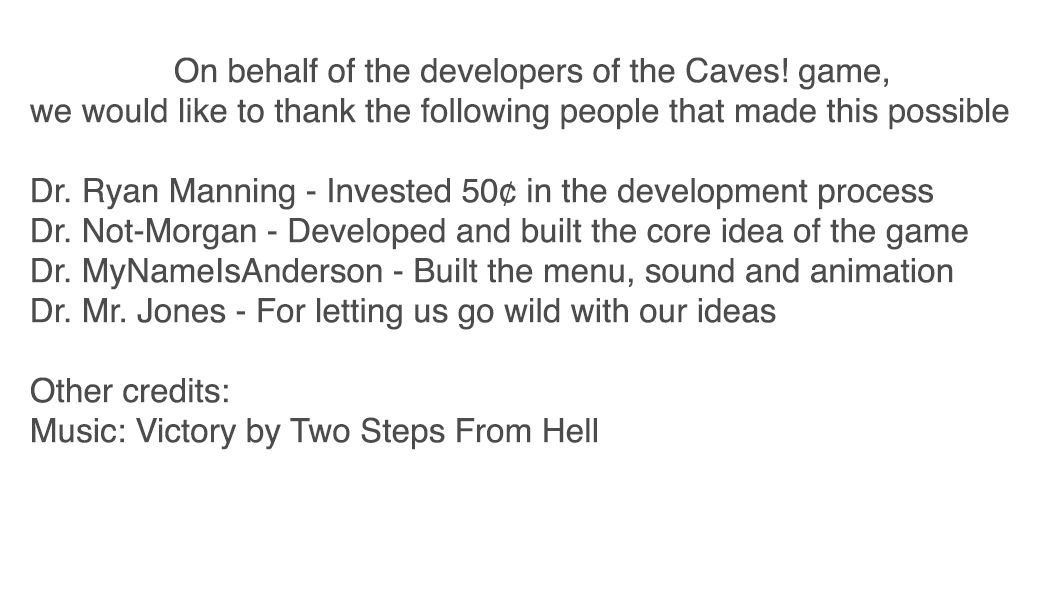
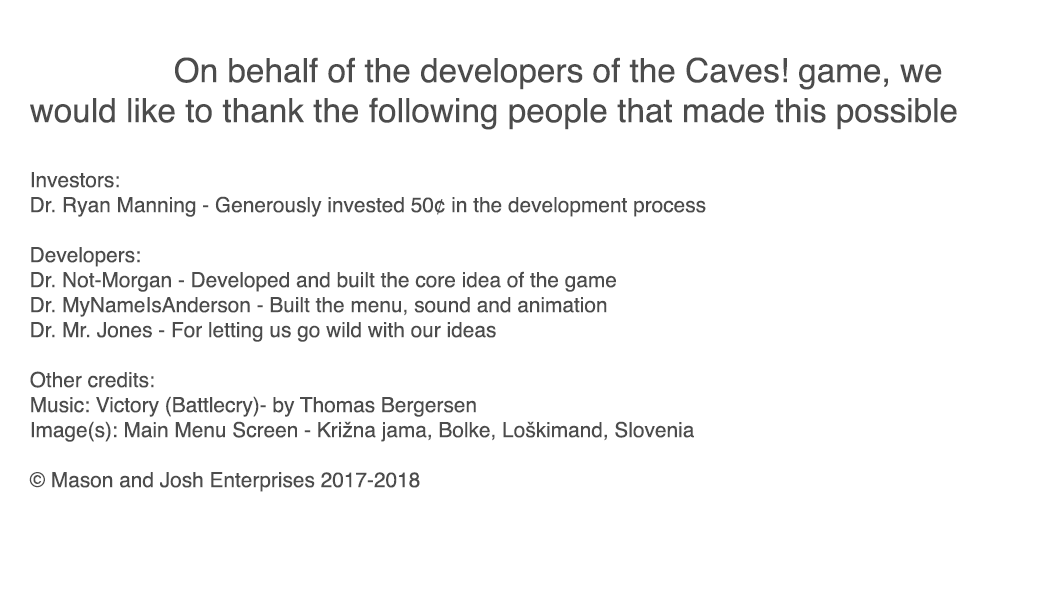
Layered file, before and after one edit (1062x612). Changes by layer:
renamed "On behalf of the developers of the Caves! game, we would li" to "On behalf of the developers of the Caves! game, we would l", painted on it over (x1=29, y1=64, x2=1009, y2=492)
